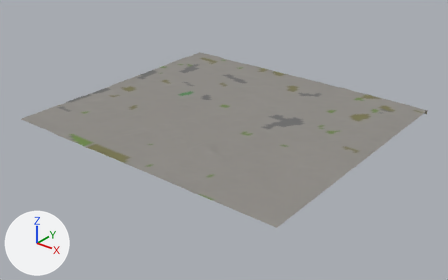
One commit to the glTF model gibraltar/data/build/tiles/T_W1_N7/terrain.glb: the scene before it, then after it.
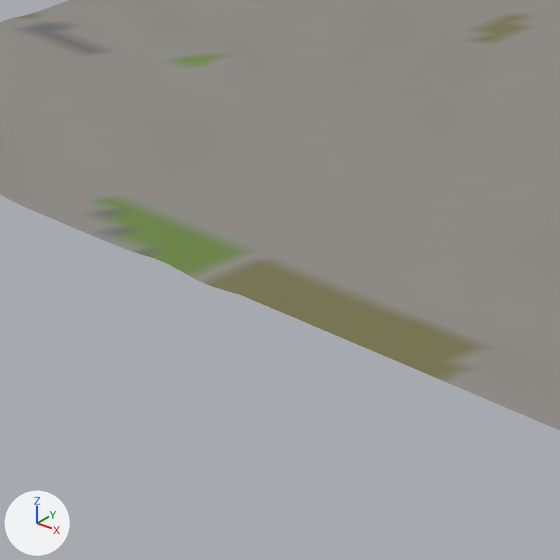
The first picture shows the older version from a camera (50 mm lens) standing at (831.0, -513.0, 411.0) and looking at (257.0, 206.0, -35.0). The close-ups show the older and then the newer version on the part from 12% to 32% of the width and 37% to 68% of the height of that picture. Only the edits that show in the close-ups are written down. Lighting does not change. The marker at lower left points along +X, +Y and +Z. Vertices at exactly the same position are counted once.

In view in the first close-up: 'T_W1_N7_terrain'.
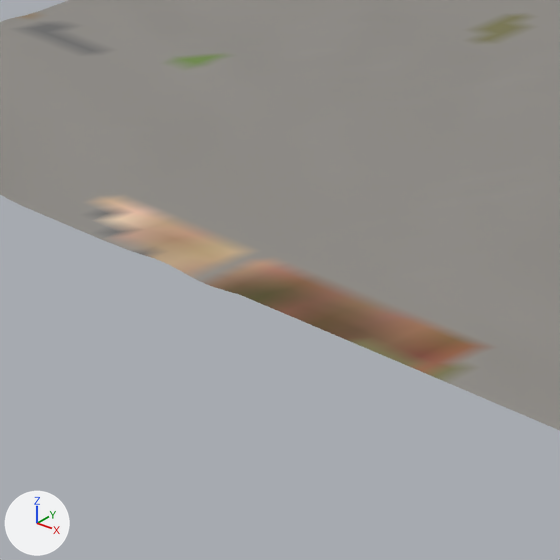
Changed parts and their boxes (x1, y1, x2, y2) in the close-ups (560 x 560 px):
part 1 of me_t_w1_n7_terrain, recoloured (dark yellow to brown): (212, 270, 468, 376) in both
part 2 of me_t_w1_n7_terrain, recoloured: (20, 12, 481, 359) in both
part 3 of me_t_w1_n7_terrain, recoloured: (85, 194, 290, 280) in both
part 4 of me_t_w1_n7_terrain, recoloured (green to beige): (95, 200, 248, 272) in both
part 5 of me_t_w1_n7_terrain, recoloured: (142, 246, 479, 367) in both

Patch to the scene script:
```diff
--- a/gibraltar/data/build/tiles/T_W1_N7/terrain.glb.py
+++ b/gibraltar/data/build/tiles/T_W1_N7/terrain.glb.py
@@ me_t_w1_n7_terrain @@
 me_t_w1_n7_terrain.from_pydata(...)  # 9291 vertices, 18100 faces; spans x 0.0..500.0, y 0.0..445.0, z -4.0..7.0
 # used by ob_t_w1_n7_terrain; location = (0.0, 0.0, 0.0)
+# me_t_w1_n7_terrain part 1: 191 faces centred in x 2.0..433.0, y 2.0..443.0, z 2.0..5.0 are repainted in the vertex colours; the middle colour goes from dark yellow #78764f to brown #8b6247
+# me_t_w1_n7_terrain part 2: 101 faces centred in x 2.0..462.0, y 2.0..443.0, z 2.0..5.0 are repainted in the vertex colours; the middle colour goes from dark yellow #78764f to brown #9f795d
+# me_t_w1_n7_terrain part 3: 89 faces centred in x 2.0..458.0, y 2.0..433.0, z 2.0..4.0 are repainted in the vertex colours; the middle colour goes from green #6c8745 to brown #c8a280
+# me_t_w1_n7_terrain part 4: 104 faces centred in x 3.0..453.0, y 2.0..422.0, z 2.0..4.0 are repainted in the vertex colours; the middle colour goes from green #6c8745 to beige #d3a583
+# me_t_w1_n7_terrain part 5: 121 faces centred in x 12.0..463.0, y 2.0..443.0, z 2.0..5.0 are repainted in the vertex colours; the middle colour goes from dark yellow #78764f to brown #ab7c5d
 me_t_w1_n7_terrain.materials.append(mat_m_terrain)
```
